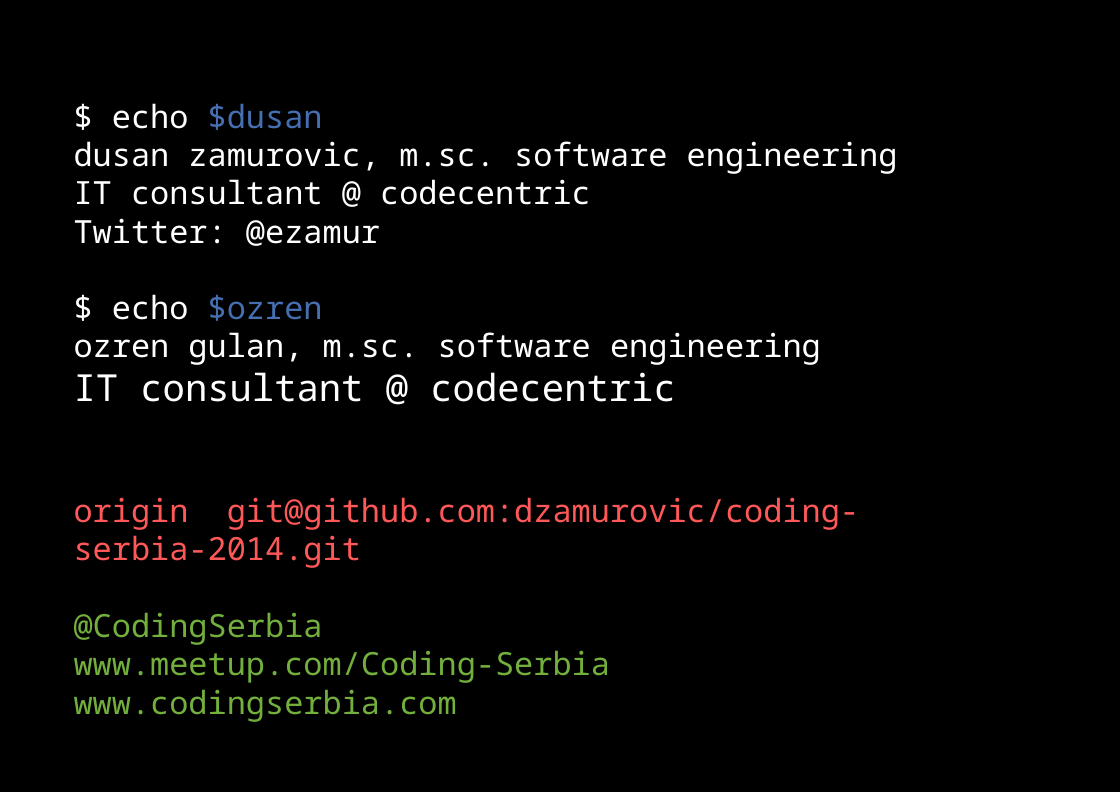
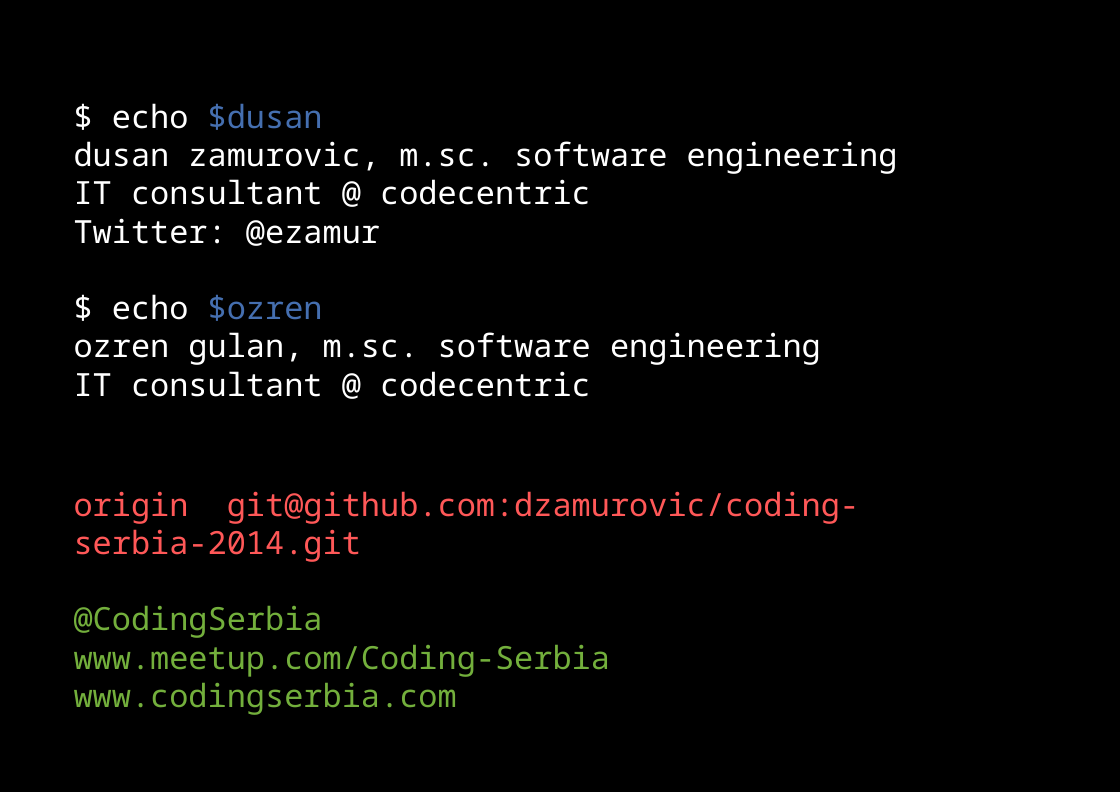
Before and after one commit to dzamurovic/coding-serbia-2014, a slide deck: slide 51 of coding-serbia.pptx (slide 50 before the commit). Drawn at 1120x792 pixels with LibreOffice and Linux fonts; fonts in the diff are those of the drawing. Boxes give left, top, right and bottom in pixels: in the first picture for what was removed or moved away, otherwise in the second. Text is boxed around its words. In the diff, an @@ line names an element or a change of style, - is before the commit and + after.

```diff
--- a/coding-serbia.pptx
+++ b/coding-serbia.pptx
@@ text in rectangle at (74,371,591,397): size 28 to 24 pt in "IT consultant @ codecentric" @@
```
Also in this commit, not shown: 2 other slides changed, 1 slide added.
